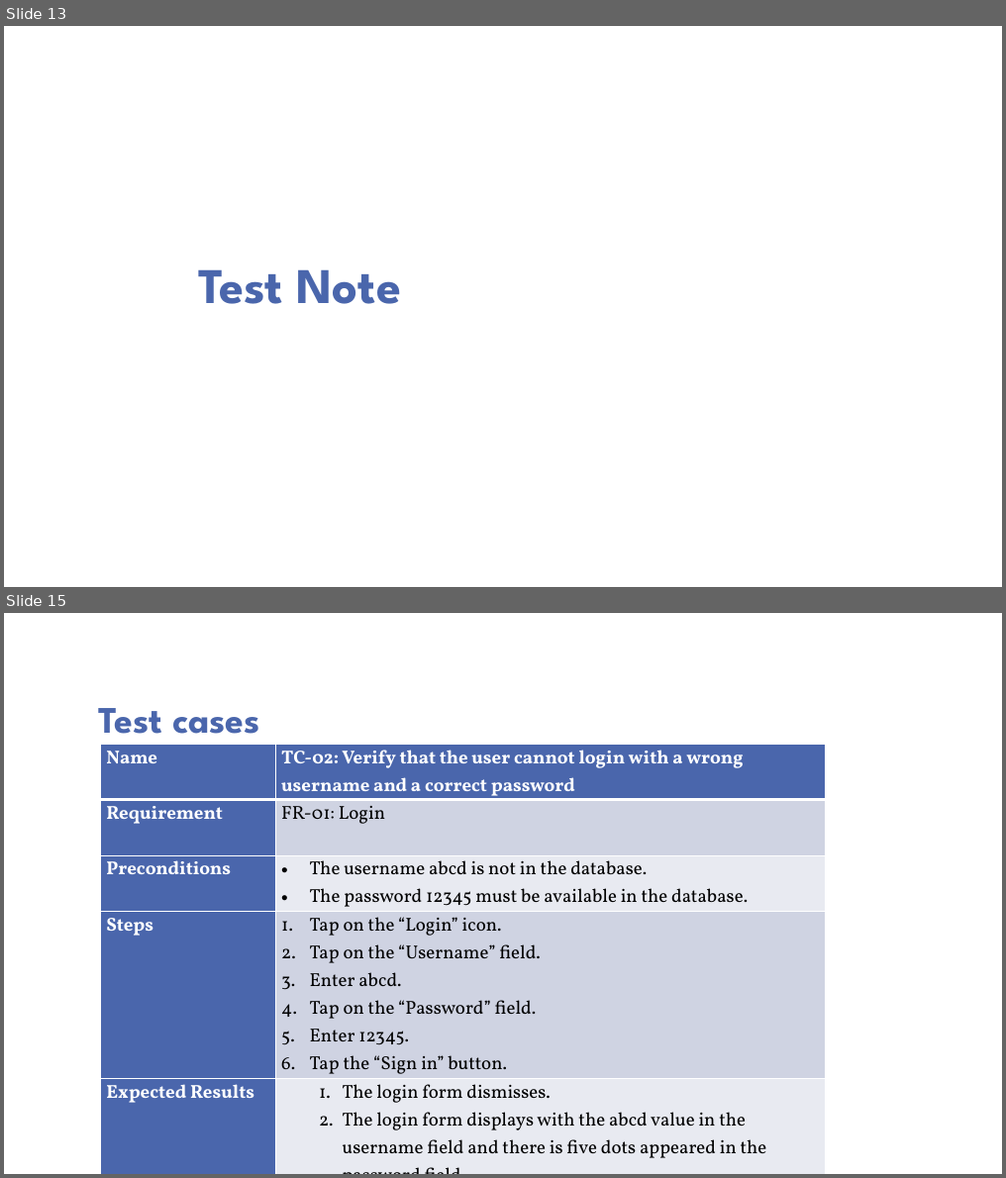
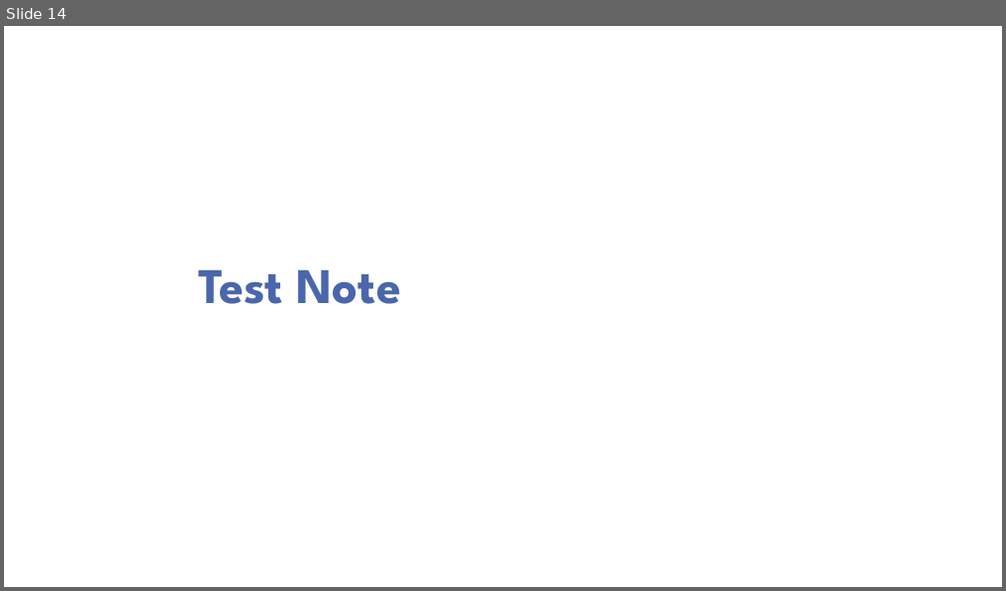
Before and after one commit to huyhung411991/iunotifier, a slide deck: Documents/Presentation - Project Note Sprint 2.pptx. Shown one above the other, each under a label of ours: slides 13 and 15 before the commit, slide 14 after it; the slides between them are not shown. The pictures are 1006x1178 and 1006x591 pixels, drawn with LibreOffice and Linux fonts; fonts in the diff are those of the drawing; background and template pictures are left out. Boxes give left, top, right and bottom in pixels: in the first picture for what was removed or moved away, otherwise in the second. Text is boxed around its words. In the diff, an @@ line names an element or a change of style, - is before the commit and + after.

```diff
--- a/Documents/Presentation - Project Note Sprint 2.pptx
+++ b/Documents/Presentation - Project Note Sprint 2.pptx
@@ slide 15 removed at (4,613,1002,1174), background picture (left out) @@
@@ title removed at (99,708,260,734) @@
-Test cases
@@ table removed at (101,744,826,1170), 5 rows, 2 columns @@
-Name | TC-02: Verify that the user cannot login with a wrong username and a correct password
-Requirement | FR-01: Login
-Preconditions | The username abcd is not in the database. / The password 12345 must be available in the database.
-Steps | Tap on the “Login” icon. / Tap on the “Username” field. / Enter abcd. / Tap on the “Password” field. / Enter 12345. / Tap the “Sign in” button.
-Expected Results | The login form dismisses. / The login form displays with the abcd value in the username field and there is five dots appeared in the password field. / There is an error message “This username is incorrect” appeared in the username field.
@@ what was slide 13 is now slide 14 @@
```
Also in this commit, not shown: 5 slides changed, 4 slides added, 9 other files.
